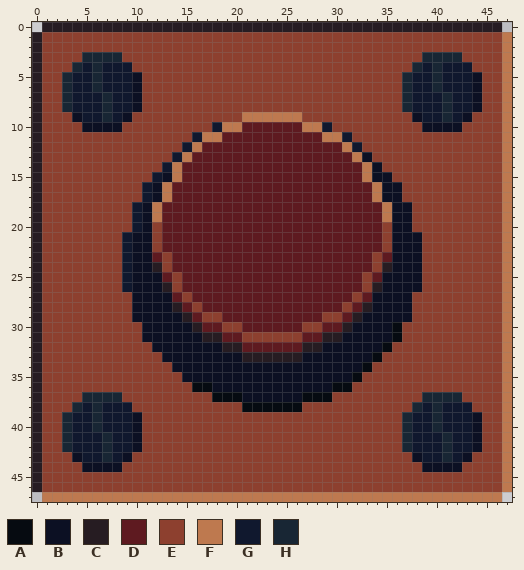
Pixel-art sprite: Assets/Sprites/button2.png. Above, as it was before the edit.
The file is 48x48 pixels. Colours within 5 levels of each other are drawn and written as one.
Palette (. is transparent): A #060b11  B #0c1023  C #261c22  D #5e1a20  E #8d402f  F #be794f  G #10182e  H #182634
After the commit:
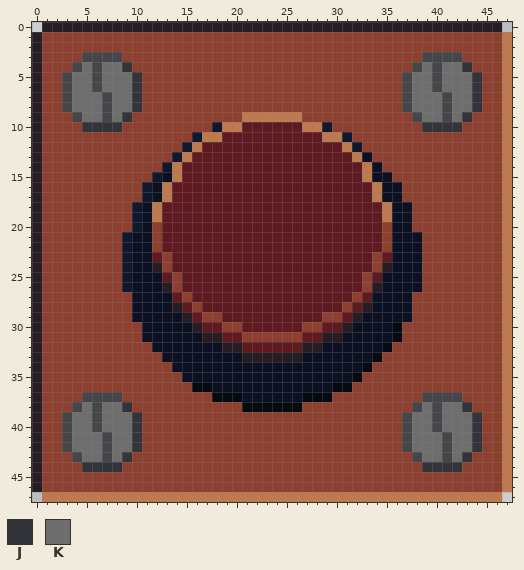
Colours new in this view: J #323439  K #6e6e6e
Diff:
Colour H changes from #182634 to #444649.
The edit turns colour B into colour H in row 9 at x 4 and 38; in row 43 at x 4 and 38.
The edit turns colour B into colour J in rows 5 to 8 at x 10 and 44; in row 9 at x 9 and 43; in row 10 at x 5 to 8 and 39 to 42; in rows 39 to 42 at x 10 and 44; in row 43 at x 9 and 43; in row 44 at x 5 to 8 and 39 to 42.
The edit turns colour G into colour J in row 4 at x 9 and 43; in row 38 at x 9 and 43.
The edit turns colour G into colour K in row 4 at x 5, 7 to 8, 39 and 41 to 42; in rows 5 to 6 at x 4 to 5, 7 to 9, 38 to 39 and 41 to 43; in rows 7 to 8 at x 4 to 6, 8 to 9, 38 to 40 and 42 to 43; in row 9 at x 5 to 6, 8, 39 to 40 and 42; in row 38 at x 5, 7 to 8, 39 and 41 to 42; in rows 39 to 40 at x 4 to 5, 7 to 9, 38 to 39 and 41 to 43.
The edit turns colour G into colour K in rows 41 to 42 at x 4 to 6, 8 to 9, 38 to 40 and 42 to 43; in row 43 at x 5 to 6, 8, 39 to 40 and 42.
Changed places in both pictures, as pixel boxes (x1, y1, x2, y2):
changed: (62, 52, 142, 132)
changed: (402, 52, 482, 132)
changed: (62, 392, 142, 472)
changed: (402, 392, 482, 472)
